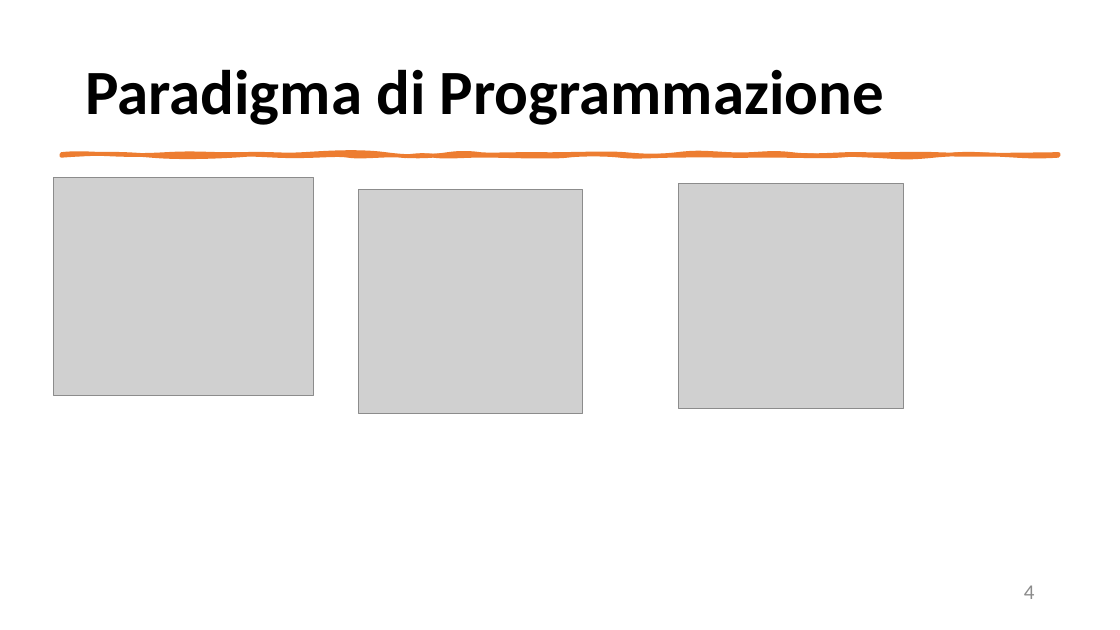
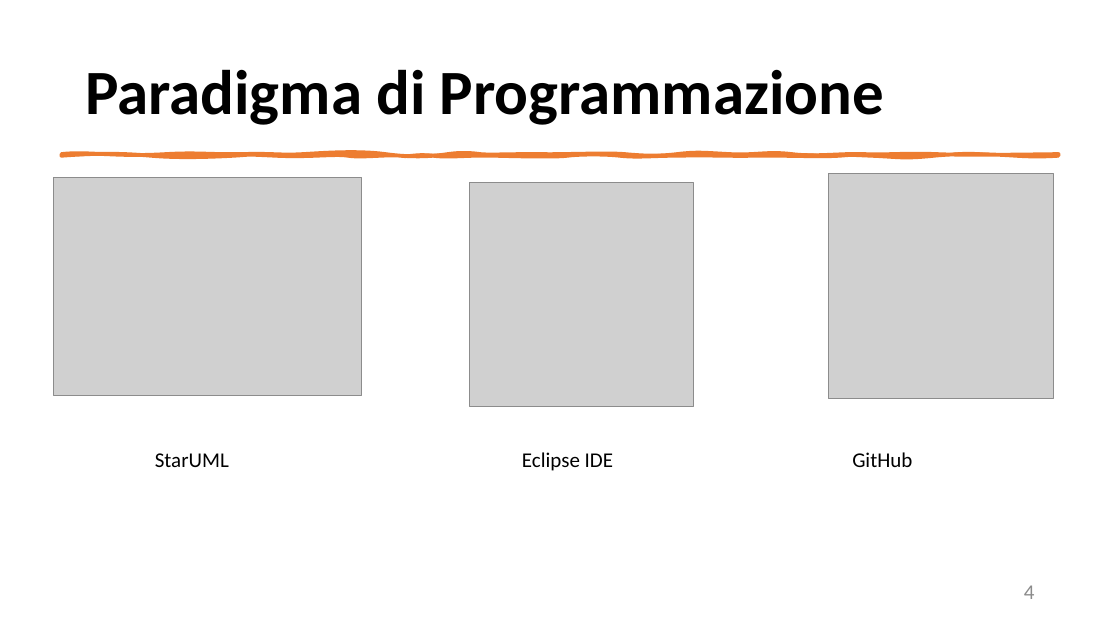
Before and after one commit to mangilimatteo/Progetto_Ingegneria_Software_Cattaneo_Mangili_Saini, a slide deck: slide 4 of Presentazione_Progetto.pptx. Drawn at 1120x630 pixels with LibreOffice and Linux fonts; fonts in the diff are those of the drawing; grey boxes stand for pictures. Boxes give left, top, right and bottom in pixels: in the first picture for what was removed or moved away, otherwise in the second. Text is boxed around its words. In the diff, an @@ line names an element or a change of style, - is before the commit and + after.

```diff
--- a/Presentazione_Progetto.pptx
+++ b/Presentazione_Progetto.pptx
@@ picture: place and size @@
-picture at bbox=[54, 177, 314, 396]
+picture at bbox=[54, 177, 362, 396]
@@ picture: place and size @@
-picture at bbox=[679, 184, 904, 409]
+picture at bbox=[828, 174, 1054, 399]
@@ picture: place and size @@
-picture at bbox=[359, 189, 583, 413]
+picture at bbox=[469, 182, 693, 407]
@@ text added at bbox=[155, 453, 229, 467], 18 pt, text #000000 @@
+StarUML
@@ text added at bbox=[522, 452, 613, 471], 18 pt, text #000000 @@
+Eclipse IDE
@@ text added at bbox=[852, 452, 912, 467], 18 pt, text #000000 @@
+GitHub
```
Also in this commit, not shown: 4 other slides changed.
